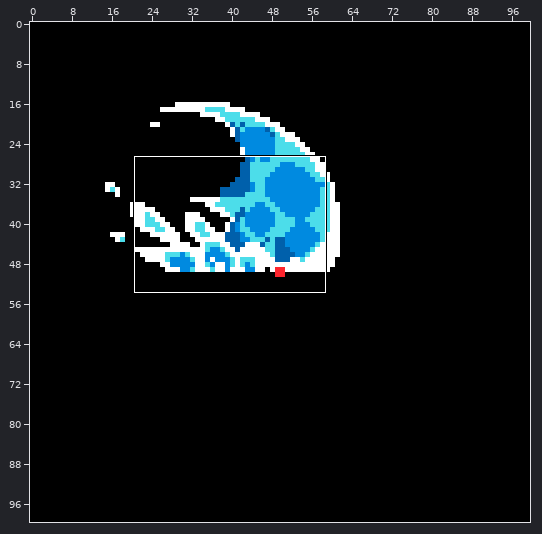
File history of a pixel-art file, Characters/Gura/Entities/AsepriteFiles/GroundFin.aseprite. The picture above shows the old version from afar; the outline marks the close-up.
Close-up. Old version:
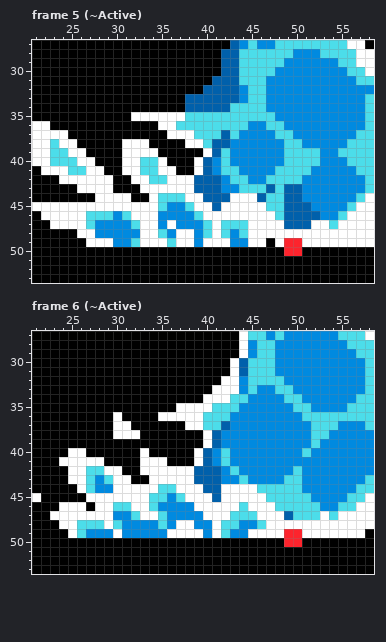
100x100 pixels, 23 frames. Shown: frame 5 (~Active): x 21..58, y 27..53; frame 6 (~Active): x 21..58, y 27..53. The commit also changed other frames or places, which this record leaves out.
Once edited:
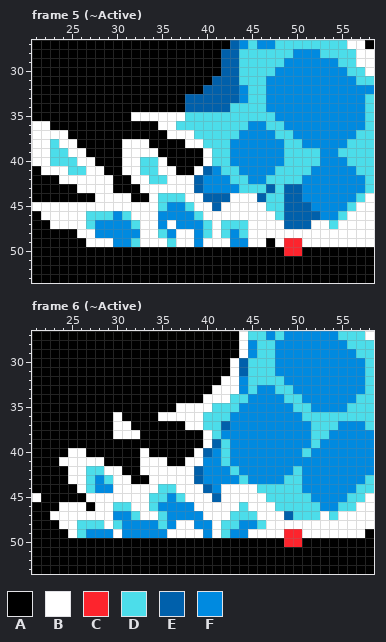
Palette (. is transparent): A #000000  B #ffffff  C #fd242d  D #4cddea  E #0060ab  F #008ae0
Log entry: Update Finished ground fin special.
From old to new:
--- frame 5 (~Active), layer "Sprite"
@@ x 37..44 @@
 36 DDDDDDDD
-37 BBDDDEDF
-38 ABBDEEFF
-39 AAABEDFF
-40 AABEFDFF
+37 BBDDDDDF
+38 ABBDDDFF
+39 AAABDDFF
+40 AAABDDFF
 41 AABEFDDF
-42 BBEEEFDD
-43 BBEEEFFD
+42 BBEFFFDD
+43 BBEFFFFD
 44 DBBEEEBB
--- frame 6 (~Active), layer "Sprite"
@@ x 36..44 @@
 37 AABBDDEFF
-38 AAAABEFFF
-39 AAAABEFFF
+38 AAAABDFFF
+39 AAAABEDFF
 40 AAABEFDFF
-41 AAABEFDFF
-42 BBBEEEFDF
-43 BBBEEEFFD
-44 DBBBEEBBB
+41 AABBFFDFF
+42 BBBEFFFDF
+43 BBBEFFFFD
+44 DBBBEFBBB
 45 FDBBBEBBB
